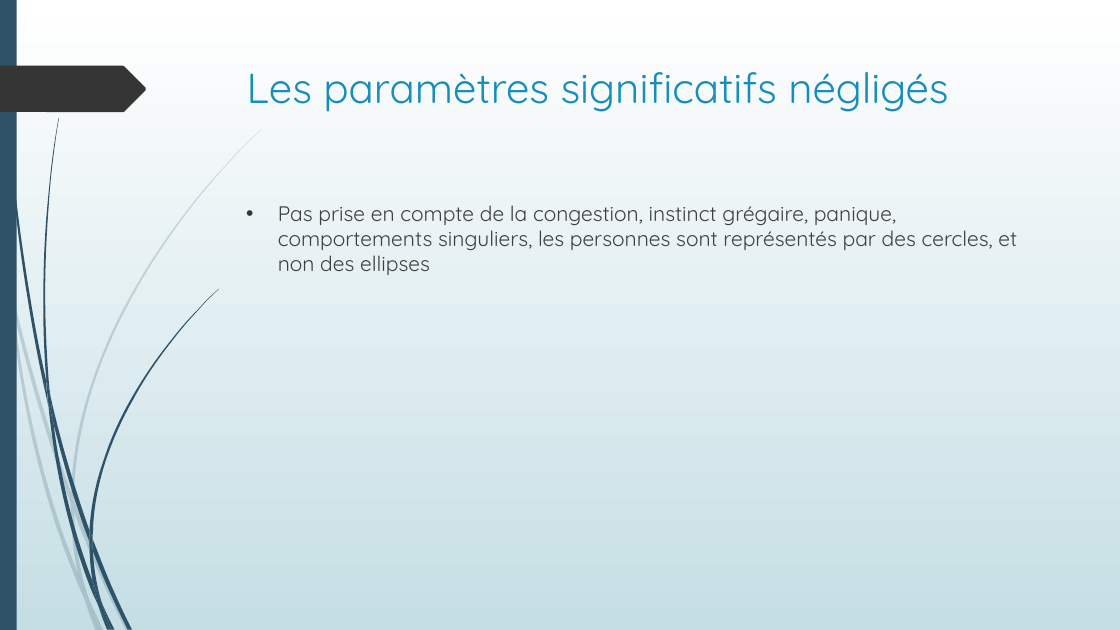
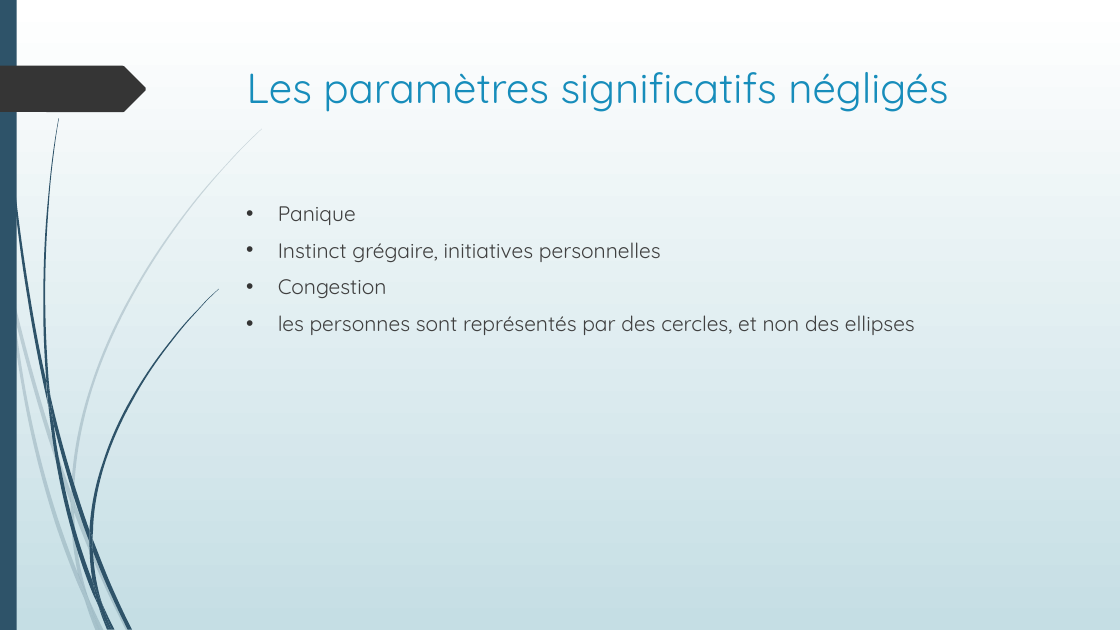
Before and after one commit to Poroing/CrowdDeplacementOptimisation, a slide deck: slide 6 of Présentation/Détermination d'un plan d'évacuation incendie.pptx (slide 5 before the commit). Drawn at 1120x630 pixels with LibreOffice and Linux fonts; fonts in the diff are those of the drawing. Boxes give left, top, right and bottom in pixels: in the first picture for what was removed or moved away, otherwise in the second. Text is boxed around its words. In the diff, an @@ line names an element or a change of style, - is before the commit and + after.

```diff
--- a/Présentation/Détermination d'un plan d'évacuation incendie.pptx
+++ b/Présentation/Détermination d'un plan d'évacuation incendie.pptx
@@ text at <box>278,206,915,335</box>: text changed @@
-• Pas prise en compte de la congestion, instinct grégaire, panique, comportements singuliers, les personnes sont représentés par des cercles, et non des ellipses
+• Panique
+• Instinct grégaire, initiatives personnelles
+• Congestion
+• les personnes sont représentés par des cercles, et non des ellipses
```
Also in this commit, not shown: 7 other slides changed, 19 slides added, 8 slides removed, 11 other files.
